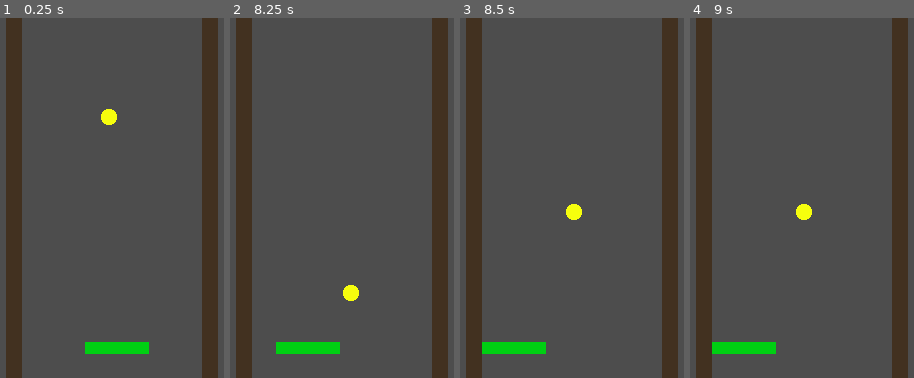
Above: before the commit, frames 1-4 (left to right).
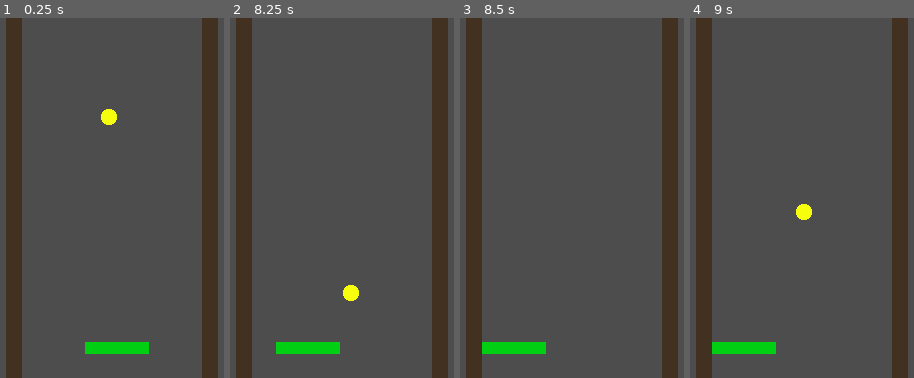
Above: after the commit, the same moments.

Repository: YannVeld/LD60
Game: Godot game, scene res://main.tscn
The game is run twice, just before and just after one commit, with the same random seed, the same clock (stepped at 60 frames per second) and the same inputs.
Inputs:
- Up to frame 1 (0.25 s): no input
- Up to frame 2 (8.25 s): hold Right (move_right) 0.53-1.28 s; hold Left (move_left) 1.28-2.03 s; tap Enter at 2, 3.5, 5.75 s; hold Right (move_right) 2.03-3.53 s; tap Space at 2.75, 5, 6.5 s; hold Left (move_left) 3.53-5.78 s; hold Right (move_right) 5.78-8.03 s; hold Left (move_left) from 8.03 s (still down)
- Up to frame 3 (8.5 s): keep holding Left (move_left)
- Up to frame 4 (9 s): keep holding Left (move_left)

Frames 1-2 are identical in both runs. In frame 3, 0.3% of the frame differs, in the area x 47-55%, y 51-57%; in frame 4, nothing differs.

Commit message:
Thickened the bat collider

Diff:
--- a/main.tscn
+++ b/main.tscn
@@ -29,7 +29,7 @@
 bounce = 1.0
 
 [sub_resource type="CapsuleShape2D" id="CapsuleShape2D_1bvp3"]
-radius = 6.0
+radius = 12.0
 height = 64.0
 
 [sub_resource type="WorldBoundaryShape2D" id="WorldBoundaryShape2D_cx551"]
@@ -93,6 +93,7 @@
 texture = ExtResource("2_h2yge")
 
 [node name="CollisionShape2D" type="CollisionShape2D" parent="Bat" unique_id=881752591]
+position = Vector2(0, 6)
 rotation = 1.5707964
 shape = SubResource("CapsuleShape2D_1bvp3")
 
